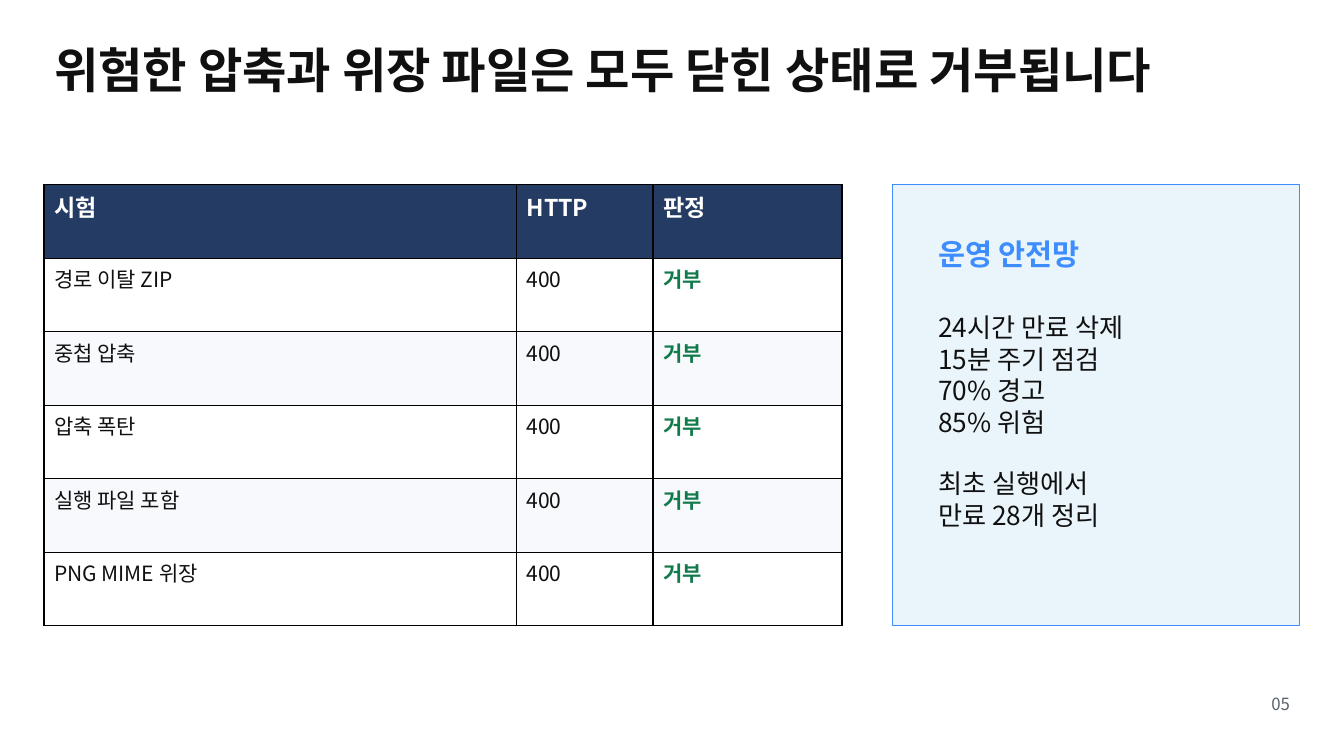
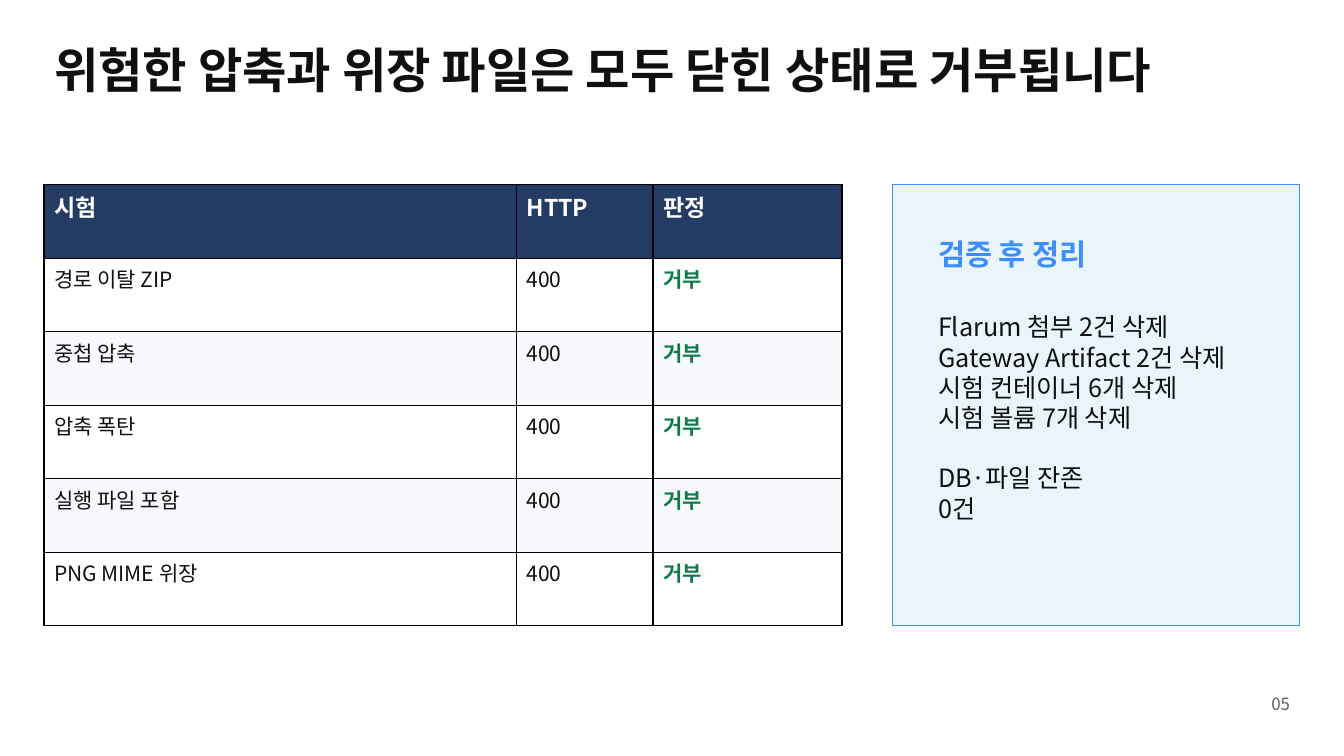
Before and after one commit to ablecloud-team/ablestack-techflow, a slide deck: slide 5 of output/presentation/techflow-issue-72-large-upload.pptx. Drawn at 1344x756 pixels with LibreOffice and Linux fonts; fonts in the diff are those of the drawing. Boxes give left, top, right and bottom in pixels: in the first picture for what was removed or moved away, otherwise in the second. Text is boxed around its words. In the diff, an @@ line names an element or a change of style, - is before the commit and + after.

Commit message:
feat: 1GB 일반 파일과 10GB 압축 운영 검증 완료

```diff
--- a/output/presentation/techflow-issue-72-large-upload.pptx
+++ b/output/presentation/techflow-issue-72-large-upload.pptx
@@ text at [938,240,1087,268]: text changed @@
-운영 안전망
+검증 후 정리
@@ text at [938,315,1225,520]: text changed; size 18.8 to 18 pt @@
-24시간 만료 삭제
-15분 주기 점검
-70% 경고
-85% 위험
-최초 실행에서
-만료 28개 정리
+Flarum 첨부 2건 삭제
+Gateway Artifact 2건 삭제
+시험 컨테이너 6개 삭제
+시험 볼륨 7개 삭제
+DB·파일 잔존
+0건
```
Also in this commit, not shown: 5 other slides changed, 13 other files.
